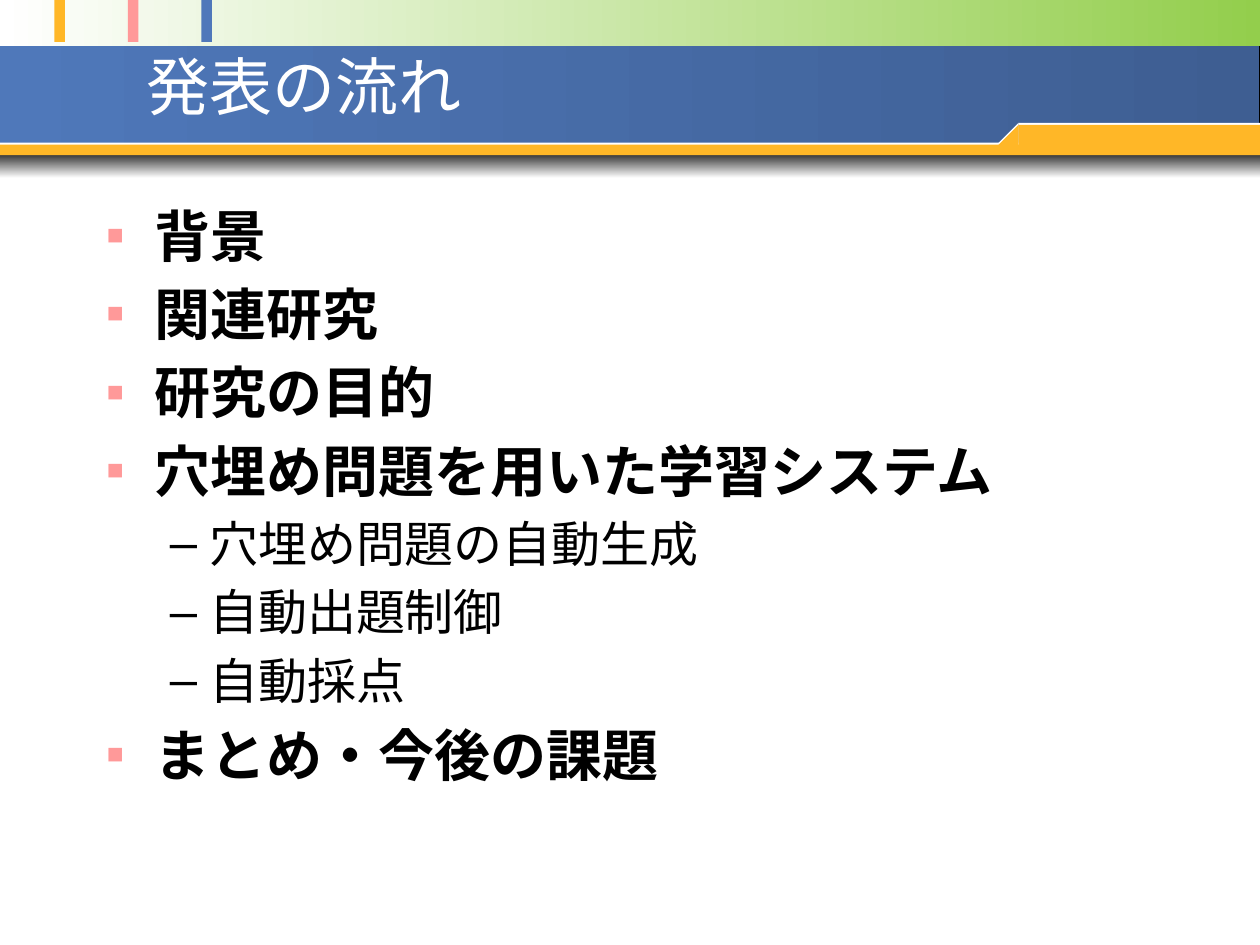
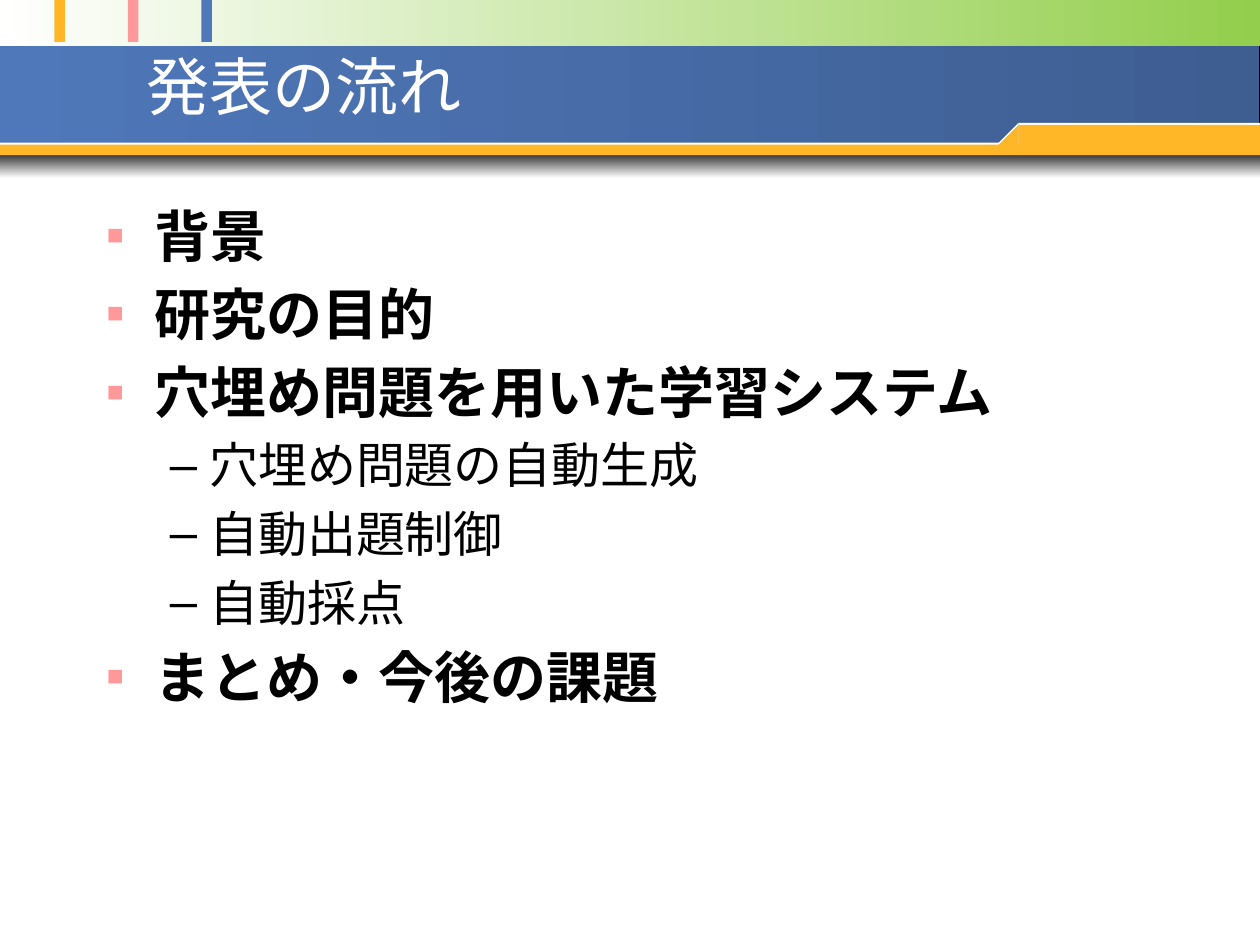
Before and after one commit to opu-yokotalab/learn-ari-thesis, a slide deck: slide 2 of pptx/20100127~発表資料1.pptx. Drawn at 1260x945 pixels with LibreOffice and Linux fonts; fonts in the diff are those of the drawing. Boxes give left, top, right and bottom in pixels: in the first picture for what was removed or moved away, otherwise in the second. Text is boxed around its words. In the diff, an @@ line names an element or a change of style, - is before the commit and + after.

```diff
--- a/pptx/20100127~発表資料1.pptx
+++ b/pptx/20100127~発表資料1.pptx
@@ text at bbox=[154, 287, 378, 340]: paragraph removed @@
-■ 関連研究
```
Also in this commit, not shown: 16 other slides changed, 1 slide added, 17 other files.
